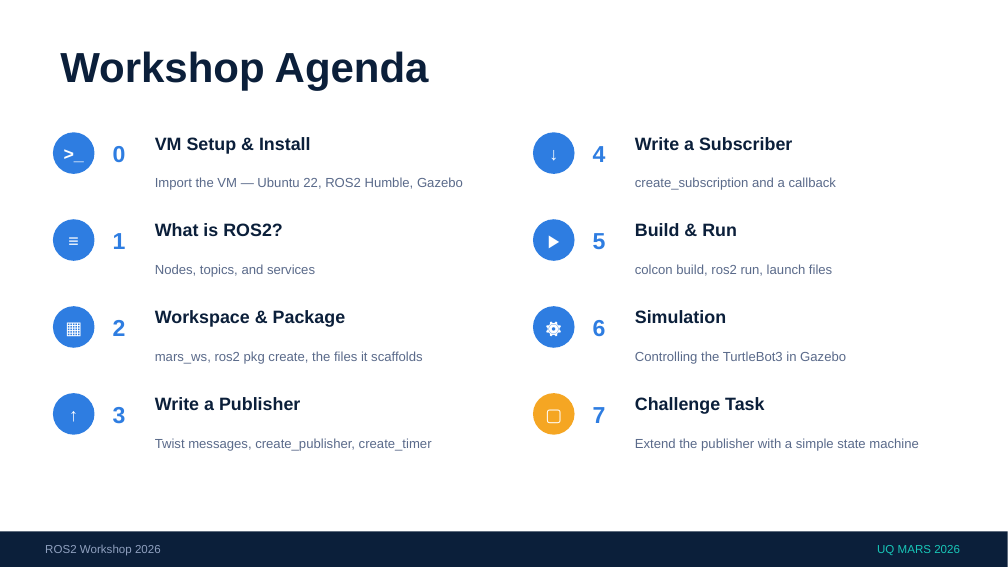
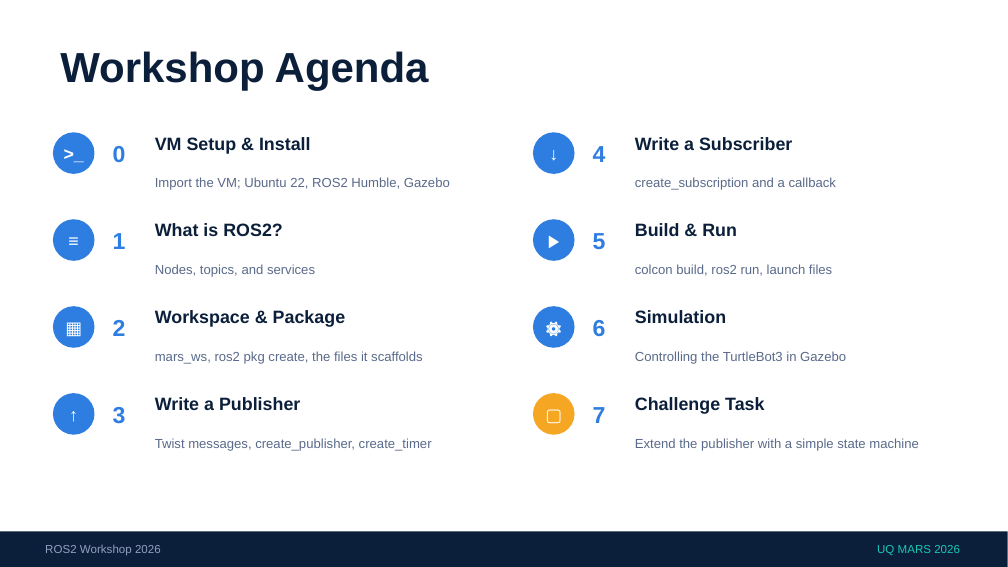
Before and after one commit to uqmars/workshop-resources, a slide deck: slide 2 of ROS2/ROS2_TurtleBot_Gazebo_Workshop.pptx. Drawn at 1008x567 pixels with LibreOffice and Linux fonts; fonts in the diff are those of the drawing. Boxes give left, top, right and bottom in pixels: in the first picture for what was removed or moved away, otherwise in the second. Text is boxed around its words. In the diff, an @@ line names an element or a change of style, - is before the commit and + after.

```diff
--- a/ROS2/ROS2_TurtleBot_Gazebo_Workshop.pptx
+++ b/ROS2/ROS2_TurtleBot_Gazebo_Workshop.pptx
@@ text at (155,177,450,190): text changed @@
-Import the VM — Ubuntu 22, ROS2 Humble, Gazebo
+Import the VM; Ubuntu 22, ROS2 Humble, Gazebo
```
Also in this commit, not shown: 9 other slides changed.
